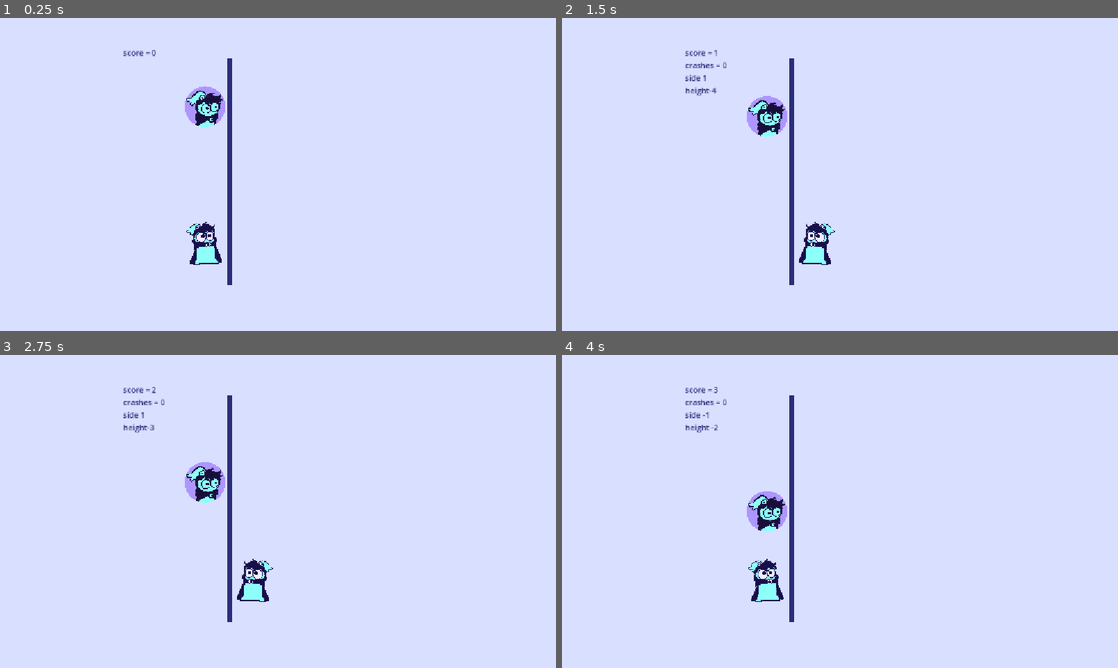
Above: before the commit, frames 1-4 (two rows, left to right).
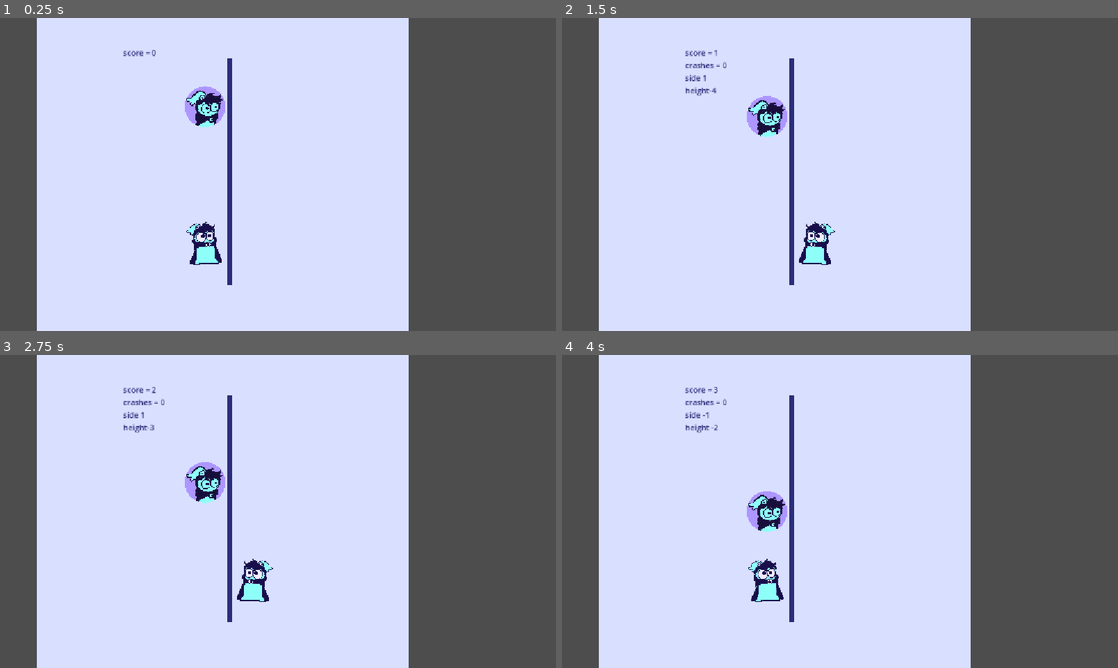
Above: after the commit, the same moments.

Repository: Herbeon/to-do-it
Game: Godot game, scene res://scene.tscn
Two runs of this game, one before a commit and one after it. Both use one fixed random seed, a clock stepped at 60 frames per second and the inputs below.
Inputs (mouse positions are in pixels of both pictures, inside the frame that each line leads up to):
- Up to frame 1 (0.25 s): no input
- Up to frame 2 (1.5 s): tap Enter at 0.5 s; move the mouse to (962, 158) at 0.52 s; hold Right (p1_right) 0.53-1.28 s; tap Alt at 0.6 s; click (962, 158) at 0.67 s; tap Space at 1.25 s; move the mouse to (728, 190) at 1.27 s; hold Down from 1.28 s (still down); tap Shift at 1.35 s
- Up to frame 3 (2.75 s): tap Enter at 2 s; move the mouse to (333, 442) at 2.02 s; release Down at 2.03 s; hold Right (p1_right) from 2.03 s (still down); tap Alt at 2.1 s
- Up to frame 4 (4 s): tap Space at 2.75 s; move the mouse to (812, 574) at 2.77 s; release Right (p1_right) at 2.78 s; hold Up 2.78-3.53 s; tap Shift at 2.85 s; click (812, 574) at 2.92 s; tap Enter at 3.5 s; move the mouse to (1006, 558) at 3.52 s; hold Left (p1_left) from 3.53 s (still down); tap Alt at 3.6 s

The runs differ from the first frame. In frame 1, 33% of the frame differs, in the area x 0-100%, y 0-100%; in frame 2, 33%; in frame 3, 33%; in frame 4, 33%.

Commit message:
instantiation

Diff:
--- a/todoit/circle.gd
+++ b/todoit/circle.gd
@@ -1,5 +1,6 @@
 extends CharacterBody2D
 
+@export var xcenter = 475
 var height = 5 # spawns on either left or right side, negative = left, pos = right
 # calculation is abs -1
 # if height value is same as player's (player is always at -1 or 1) then player crashed
@@ -23,9 +24,9 @@
 	position.y = 180
 	left = height < 0
 	if(height > 0):
-		position.x = 475 + 50
+		position.x = xcenter + 50
 	elif(height < 0):
-		position.x = 475 - 50
+		position.x = xcenter - 50
 
 func chopped():
 	if(abs(height) == 1):
--- a/todoit/player.gd
+++ b/todoit/player.gd
@@ -3,6 +3,7 @@
 @export var character = "doryfish"
 @export var left = "p1_left"
 @export var right = "p1_right"
+@export var xcenter = 475
 
 var side = -1
 # negative = left
@@ -18,12 +19,12 @@
 	if(Input.is_action_just_pressed(left)):
 		if(!restricted_movement):
 			$AnimatedSprite2D.flip_h = false
-			position.x = 425
+			position.x = xcenter - 50
 			went_left.emit()
 	if(Input.is_action_just_pressed(right)):
 		if(!restricted_movement):
 			$AnimatedSprite2D.flip_h = true
-			position.x = 525
+			position.x = xcenter + 50
 			went_right.emit()
 
 func crashed():
--- a/todoit/scene.gd
+++ b/todoit/scene.gd
@@ -3,7 +3,9 @@
 
 # Called when the node enters the scene tree for the first time.
 
-@onready var p1 = $player1
+@export var playernode = "player1"
+
+@onready var p1 = get_node(playernode)
 @onready var circle = $circle
 
 var score = 0
--- a/todoit/scene.tscn
+++ b/todoit/scene.tscn
@@ -25,10 +25,10 @@
 
 [node name="ColorRect" type="ColorRect" parent="." unique_id=2041542286]
 z_index = -1
-offset_left = -40.0
-offset_top = -28.0
-offset_right = 1194.0
-offset_bottom = 697.0
+offset_left = 76.0
+offset_top = -32.0
+offset_right = 848.0
+offset_bottom = 693.0
 color = Color(0.8495276, 0.8735824, 0.99999815, 1)
 
 [node name="Control" type="Control" parent="." unique_id=1002233398]
